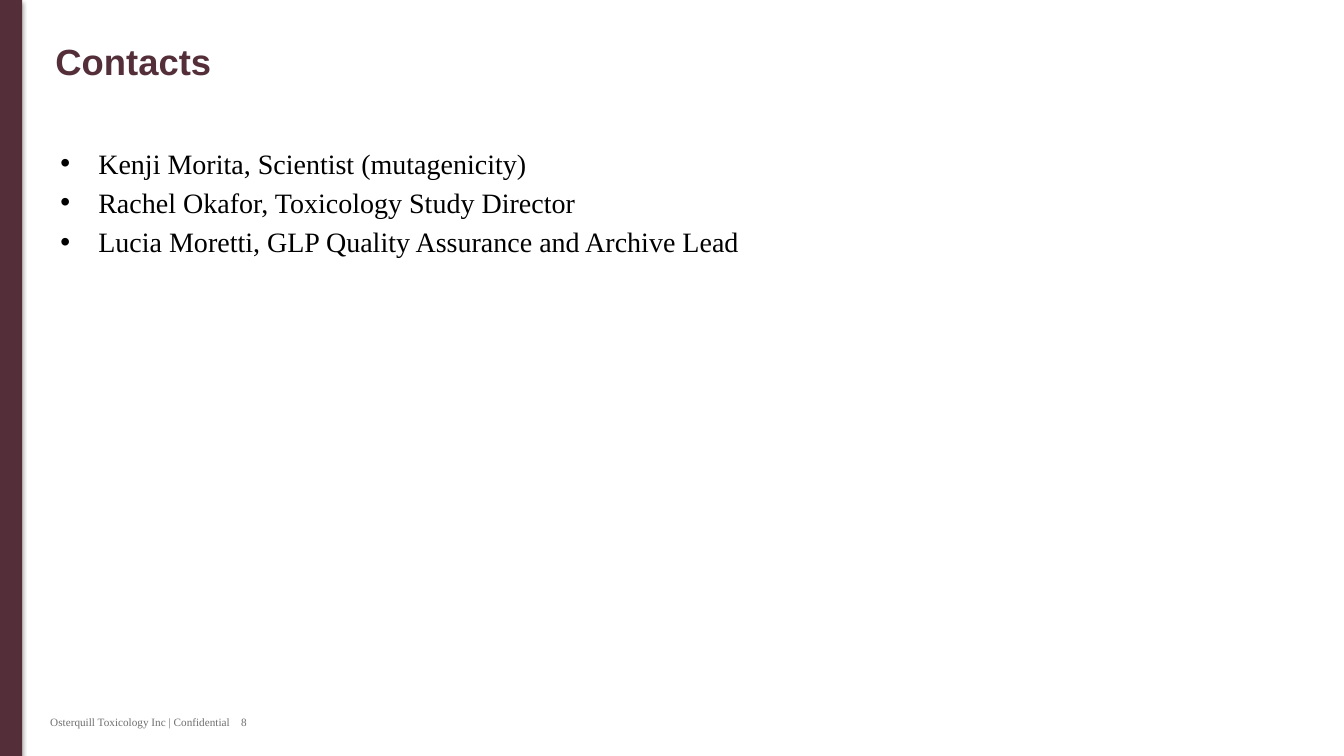
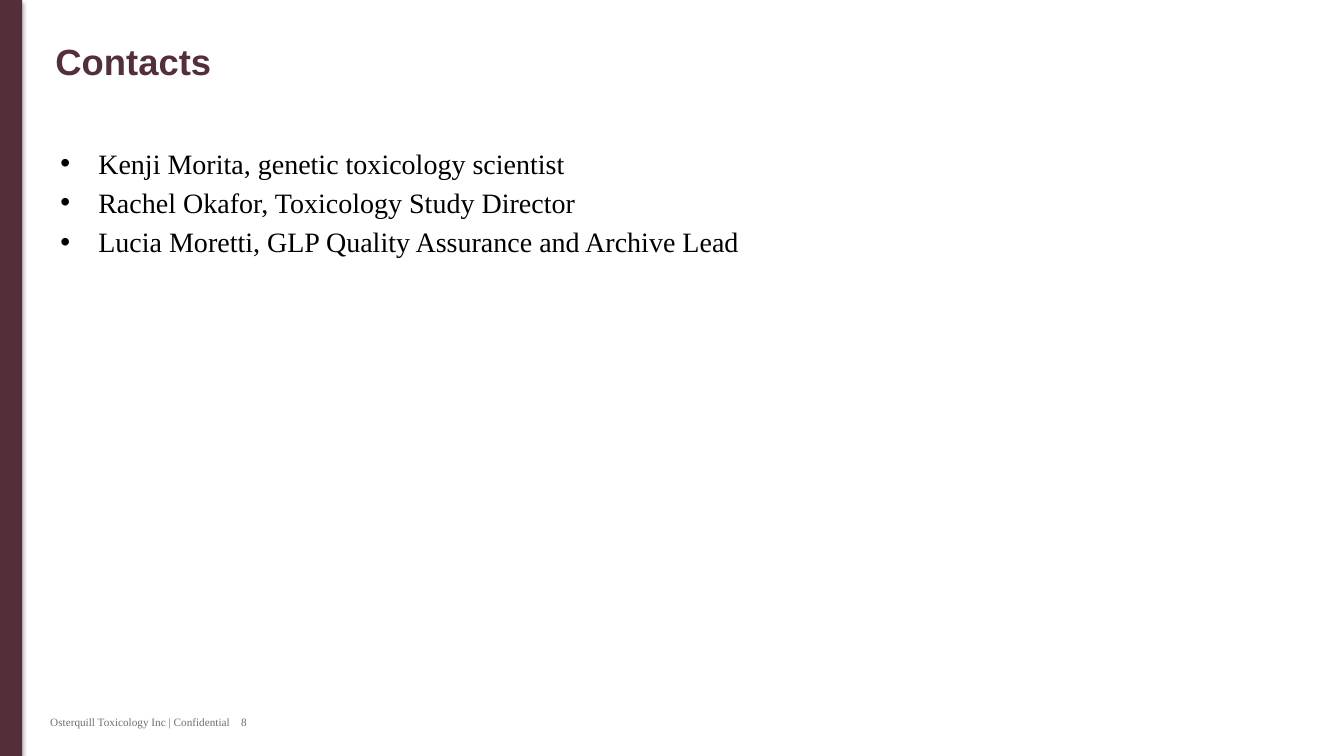
Before and after one commit to 60xAI/portco-mock-dataset, a slide deck: slide 8 of output/heldback_firm_G/OsterquillData/Marketing/Working_Copies/2024/Copy of Plate_Acceptance_092424 (2).pptx. Drawn at 1344x756 pixels with LibreOffice and Linux fonts; fonts in the diff are those of the drawing. Boxes give left, top, right and bottom in pixels: in the first picture for what was removed or moved away, otherwise in the second. Text is boxed around its words. In the diff, an @@ line names an element or a change of style, - is before the commit and + after.

```diff
--- a/output/heldback_firm_G/OsterquillData/Marketing/Working_Copies/2024/Copy of Plate_Acceptance_092424 (2).pptx
+++ b/output/heldback_firm_G/OsterquillData/Marketing/Working_Copies/2024/Copy of Plate_Acceptance_092424 (2).pptx
@@ text at box(98, 154, 565, 179): text changed @@
-• Kenji Morita, Scientist (mutagenicity)
+• Kenji Morita, genetic toxicology scientist
```
Also in this commit, not shown: 4 other slides changed, 1 other file.
